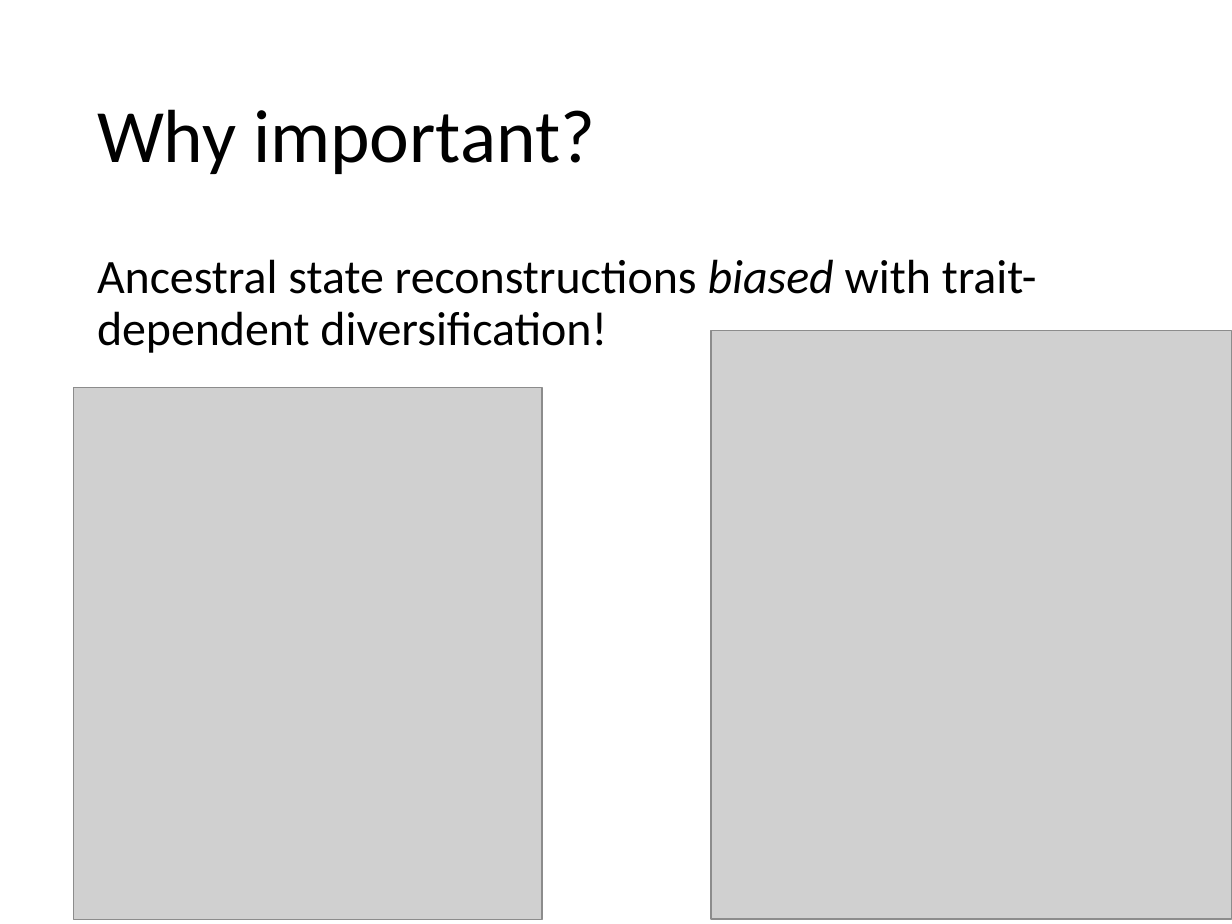
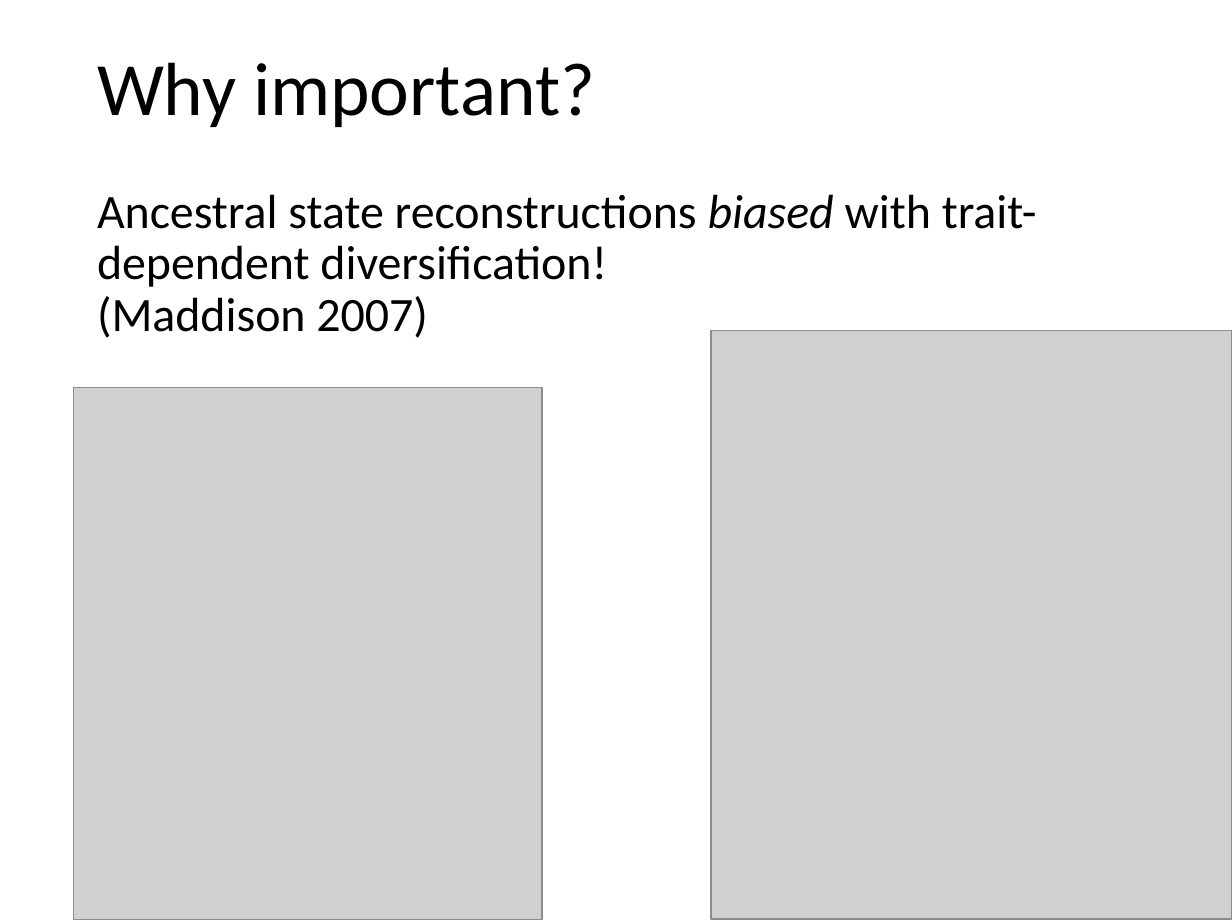
Before and after one commit to uyedaj/macrophy_course, a slide deck: slide 24 of lectures/slides/Diversification&SSE.pptx (slide 15 before the commit). Drawn at 1232x924 pixels with LibreOffice and Linux fonts; fonts in the diff are those of the drawing; grey boxes stand for pictures. Boxes give left, top, right and bottom in pixels: in the first picture for what was removed or moved away, otherwise in the second. Text is boxed around its words. In the diff, an @@ line names an element or a change of style, - is before the commit and + after.

Commit message:
Diversification lecture

```diff
--- a/lectures/slides/Diversification&SSE.pptx
+++ b/lectures/slides/Diversification&SSE.pptx
@@ title "Why important?": place and size @@
-title "Why important?" at (97,109,595,174)
+title "Why important?" at (97,62,595,127)
@@ text at (97,194,1037,338): text changed @@
-Ancestral state reconstructions biased with trait-dependent diversification!
+Ancestral state reconstructions biased with trait-dependent diversification!
+(Maddison 2007)
```
Also in this commit, not shown: 4 other slides changed, 9 slides added, 2 other files.
